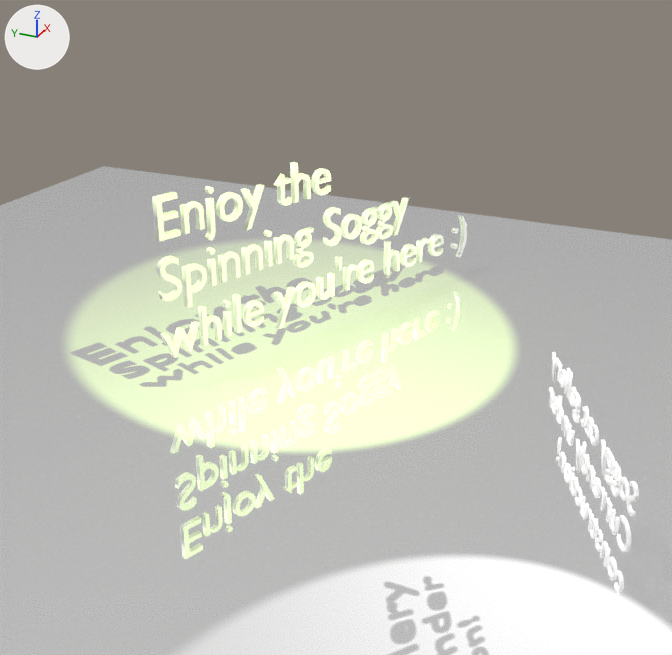
Renders of the Blender file gallery/source/underconstruction/underconstruction.blend from each side of a commit.
One viewpoint serves both versions: a 50 mm camera at (-7.73, -3.92, 4.65) aimed at (1.9, 0.41, -0.16). The lights are fixed; the arrows at upper left show +X, +Y and +Z.

The first picture shows 'Plane', 'Text', 'Text.001'.
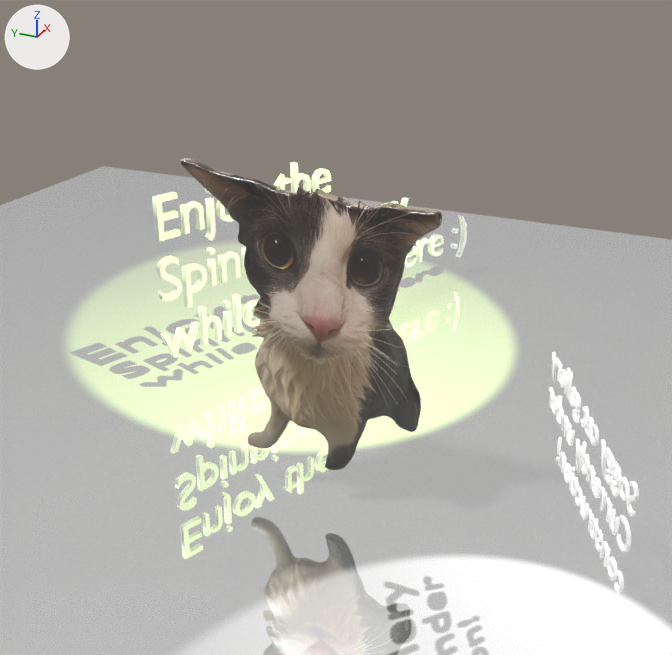
Changed parts and their boxes (x1, y1, x2, y2) in the pictures (672 x 655 px):
'sogbgless', shown
    after: (180, 158, 442, 470)

Edits to the bpy script that builds the scene:
```text
Change ob_sogbgless:
    remove ob_sogbgless.hide_render = True
```
